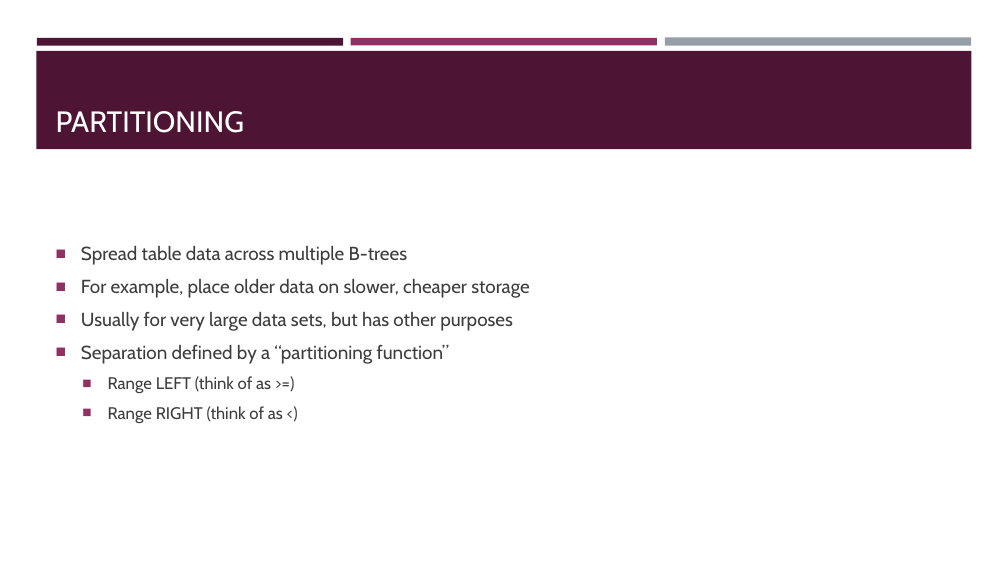
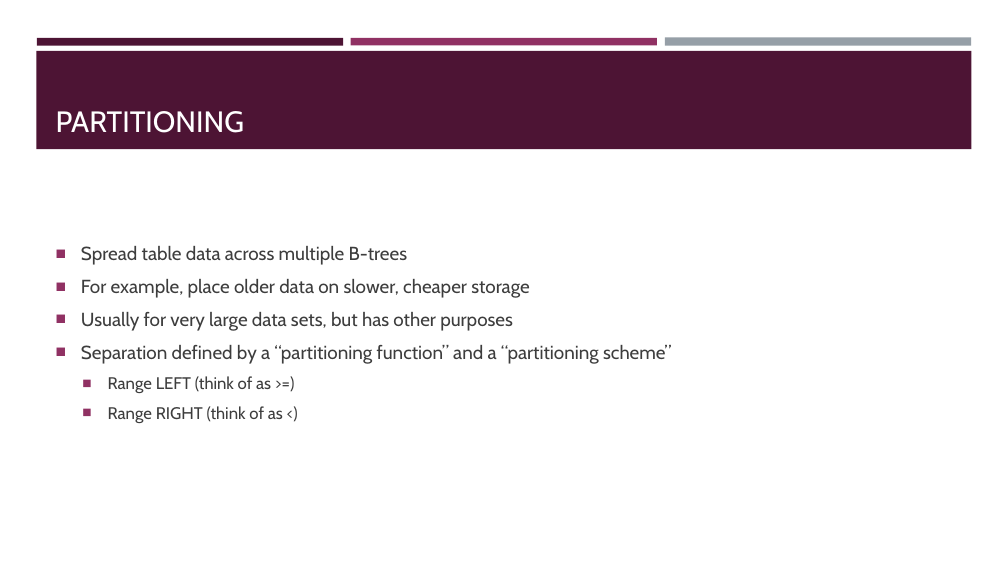
Before and after one commit to sqltran/SevenAwesomeSQLFeatures, a slide deck: slide 24 of AwesomeFreeSQLServerFeatures.pptx (slide 22 before the commit). Drawn at 1008x567 pixels with LibreOffice and Linux fonts; fonts in the diff are those of the drawing. Boxes give left, top, right and bottom in pixels: in the first picture for what was removed or moved away, otherwise in the second. Text is boxed around its words. In the diff, an @@ line names an element or a change of style, - is before the commit and + after.

```diff
--- a/AwesomeFreeSQLServerFeatures.pptx
+++ b/AwesomeFreeSQLServerFeatures.pptx
@@ text at <box>81,345,671,364</box>: text changed @@
-■ Separation defined by a “partitioning function”
+■ Separation defined by a “partitioning function” and a “partitioning scheme”
```
Also in this commit, not shown: 2 slides added.
